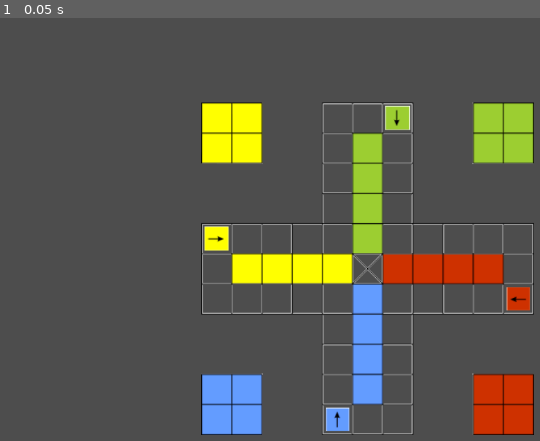
Above: before the commit, frame 1.
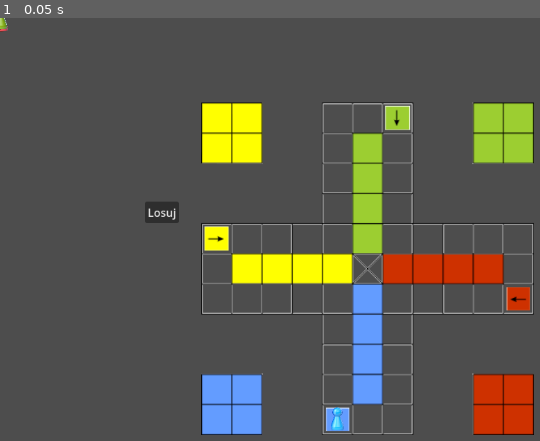
Above: after the commit, the same moment.

Repository: AgliCode/Japonczyk
Game: Godot game, scene res://game.tscn
Two runs of this game, one before a commit and one after it. Both use one fixed random seed, a clock stepped at 60 frames per second and the inputs below.
Inputs:
- Up to frame 1 (0.05 s): no input

The runs differ from the first frame. In frame 1, 0.4% of the frame differs, in the area x 0-64%, y 0-98%.
Error after the commit: Invalid access to property or key '0' on a base object of type 'Nil'. (res://Scripts/pawn.gd:7)

Commit message:
Pawn, board and dice setup

Diff:
--- /dev/null
+++ b/Scripts/Dice.gd
@@ -0,0 +1,19 @@
+extends Node
+
+var value = 0
+@onready var label = $Label
+@onready var game = $"../GameManager"
+# Called when the node enters the scene tree for the first time.
+func _ready() -> void:
+	randomize()
+
+
+# Called every frame. 'delta' is the elapsed time since the previous frame.
+func _process(delta: float) -> void:
+	pass
+
+
+func _on_button_pressed() -> void:
+	value = randi_range(1, 6)
+	label.text = str(value)
+	game.set_dice(value)
--- /dev/null
+++ b/Scripts/game_manager.gd
@@ -0,0 +1,15 @@
+extends Node
+
+var dice_value = 0
+
+func set_dice(value):
+	dice_value = value
+
+# Called when the node enters the scene tree for the first time.
+func _ready() -> void:
+	pass # Replace with function body.
+
+
+# Called every frame. 'delta' is the elapsed time since the previous frame.
+func _process(delta: float) -> void:
+	pass
--- /dev/null
+++ b/Scripts/pawn.gd
@@ -0,0 +1,51 @@
+extends Area2D
+
+@export var current_field = 0
+@export var start_field = 0
+
+@onready var game = $"../../GameManager"
+@onready var my_base = bases[player_id].get_children()
+@onready var fields = get_node("/root/Game/Fields").get_children()
+@onready var bases = get_node("/root/Game/Bases").get_children()
+
+@export var player_id = 0
+@export var base_index = 0
+@export var in_base = true
+
+func move_pawn(amount):
+	current_field = (current_field + amount) % fields.size()
+	position = fields[current_field].position
+
+func return_to_base():
+	in_base = true
+	position = my_base[base_index].position
+
+func check_capture():
+	var pawns = get_parent().get_children()
+	for pawn in pawns:
+		if pawn == self:
+			continue
+		if pawn.in_base:
+			continue
+		if pawn.player_id != player_id:
+			if pawn.current_field == current_field:
+				pawn.return_to_base()
+
+# Called when the node enters the scene tree for the first time.
+func _ready() -> void:
+	if in_base:
+		position = my_base[base_index].position
+	else:
+		current_field = start_field
+		position = fields[current_field].position
+
+
+
+# Called every frame. 'delta' is the elapsed time since the previous frame.
+func _process(delta: float) -> void:
+	pass
+
+func _input_event(viewport, event, shape_idx):
+	if event is InputEventMouseButton:
+		if event.pressed and event.button_index == MOUSE_BUTTON_LEFT:
+			move_pawn(game.dice_value)
--- a/game.tscn
+++ b/game.tscn
@@ -1,6 +1,15 @@
 [gd_scene format=3 uid="uid://bkxvg3ueceomj"]
 
 [ext_resource type="Texture2D" uid="uid://ddp5qcddejnhc" path="res://Graphics/Board.png" id="1_80nbo"]
+[ext_resource type="Texture2D" uid="uid://d0vaiuagjh43u" path="res://Graphics/blue_pawn.png" id="2_e2o6t"]
+[ext_resource type="Script" uid="uid://wd2lmhy3y5kd" path="res://Scripts/pawn.gd" id="3_feb5d"]
+[ext_resource type="Texture2D" uid="uid://7ib5o248s55e" path="res://Graphics/yellow_pawn.png" id="4_fc0e3"]
+[ext_resource type="Texture2D" uid="uid://pdcj6n8i76k3" path="res://Graphics/green_pawn.png" id="5_7jktm"]
+[ext_resource type="Texture2D" uid="uid://bhyrn1oe2pkfq" path="res://Graphics/red_pawn.png" id="6_ryrav"]
+[ext_resource type="Script" uid="uid://crpffpuh5mvgg" path="res://Scripts/Dice.gd" id="7_eow3j"]
+[ext_resource type="Script" uid="uid://c15x4m5h7rrsh" path="res://Scripts/game_manager.gd" id="7_j5wjh"]
+
+[sub_resource type="RectangleShape2D" id="RectangleShape2D_feb5d"]
 
 [node name="Game" type="Node2D" unique_id=1598305123]
 
@@ -10,3 +19,293 @@
 texture = ExtResource("1_80nbo")
 
 [node name="Red_pawn" type="Sprite2D" parent="Board" unique_id=137649101]
+
+[node name="Fields" type="Node2D" parent="." unique_id=621408698]
+
+[node name="Field0" type="Marker2D" parent="Fields" unique_id=1464734144]
+position = Vector2(486, 580)
+
+[node name="Field1" type="Marker2D" parent="Fields" unique_id=464238295]
+position = Vector2(486, 536)
+
+[node name="Field2" type="Marker2D" parent="Fields" unique_id=1299304396]
+position = Vector2(486, 493)
+
+[node name="Field3" type="Marker2D" parent="Fields" unique_id=56892557]
+position = Vector2(486, 450)
+
+[node name="Field4" type="Marker2D" parent="Fields" unique_id=1891754842]
+position = Vector2(486, 403)
+
+[node name="Field5" type="Marker2D" parent="Fields" unique_id=1830855112]
+position = Vector2(443, 403)
+
+[node name="Field6" type="Marker2D" parent="Fields" unique_id=1240511658]
+position = Vector2(401, 401)
+
+[node name="Field7" type="Marker2D" parent="Fields" unique_id=516874441]
+position = Vector2(355, 404)
+
+[node name="Field8" type="Marker2D" parent="Fields" unique_id=812685240]
+position = Vector2(314, 403)
+
+[node name="Field9" type="Marker2D" parent="Fields" unique_id=872400927]
+position = Vector2(314, 361)
+
+[node name="Field10" type="Marker2D" parent="Fields" unique_id=1089012244]
+position = Vector2(314, 318)
+
+[node name="Field11" type="Marker2D" parent="Fields" unique_id=153496134]
+position = Vector2(355, 319)
+
+[node name="Field12" type="Marker2D" parent="Fields" unique_id=1796716856]
+position = Vector2(399, 319)
+
+[node name="Field13" type="Marker2D" parent="Fields" unique_id=529036555]
+position = Vector2(443, 319)
+
+[node name="Field14" type="Marker2D" parent="Fields" unique_id=981371785]
+position = Vector2(488, 320)
+
+[node name="Field15" type="Marker2D" parent="Fields" unique_id=1982628585]
+position = Vector2(488, 275)
+
+[node name="Field16" type="Marker2D" parent="Fields" unique_id=1079548558]
+position = Vector2(488, 229)
+
+[node name="Field17" type="Marker2D" parent="Fields" unique_id=760134094]
+position = Vector2(487, 188)
+
+[node name="Field18" type="Marker2D" parent="Fields" unique_id=1485144144]
+position = Vector2(487, 143)
+
+[node name="Field19" type="Marker2D" parent="Fields" unique_id=290943183]
+position = Vector2(530, 143)
+
+[node name="Field20" type="Marker2D" parent="Fields" unique_id=515611089]
+position = Vector2(573, 143)
+
+[node name="Field21" type="Marker2D" parent="Fields" unique_id=157617670]
+position = Vector2(572, 188)
+
+[node name="Field22" type="Marker2D" parent="Fields" unique_id=605797489]
+position = Vector2(572, 232)
+
+[node name="Field23" type="Marker2D" parent="Fields" unique_id=1644148963]
+position = Vector2(572, 273)
+
+[node name="Field24" type="Marker2D" parent="Fields" unique_id=1434151058]
+position = Vector2(573, 317)
+
+[node name="Field25" type="Marker2D" parent="Fields" unique_id=1631621378]
+position = Vector2(617, 317)
+
+[node name="Field26" type="Marker2D" parent="Fields" unique_id=532082222]
+position = Vector2(663, 317)
+
+[node name="Field27" type="Marker2D" parent="Fields" unique_id=1574546272]
+position = Vector2(705, 317)
+
+[node name="Field28" type="Marker2D" parent="Fields" unique_id=455048685]
+position = Vector2(748, 318)
+
+[node name="Field29" type="Marker2D" parent="Fields" unique_id=895050451]
+position = Vector2(749, 359)
+
+[node name="Field30" type="Marker2D" parent="Fields" unique_id=1010922772]
+position = Vector2(748, 405)
+
+[node name="Field31" type="Marker2D" parent="Fields" unique_id=993548641]
+position = Vector2(706, 405)
+
+[node name="Field32" type="Marker2D" parent="Fields" unique_id=1974858723]
+position = Vector2(662, 405)
+
+[node name="Field33" type="Marker2D" parent="Fields" unique_id=1683293841]
+position = Vector2(618, 405)
+
+[node name="Field34" type="Marker2D" parent="Fields" unique_id=683129453]
+position = Vector2(574, 403)
+
+[node name="Field35" type="Marker2D" parent="Fields" unique_id=822622560]
+position = Vector2(573, 448)
+
+[node name="Field36" type="Marker2D" parent="Fields" unique_id=762043571]
+position = Vector2(572, 490)
+
+[node name="Field37" type="Marker2D" parent="Fields" unique_id=1436805097]
+position = Vector2(572, 533)
+
+[node name="Field38" type="Marker2D" parent="Fields" unique_id=1768520549]
+position = Vector2(572, 576)
+
+[node name="Field39" type="Marker2D" parent="Fields" unique_id=90025995]
+position = Vector2(532, 578)
+
+[node name="Pawns" type="Node2D" parent="." unique_id=718248871]
+
+[node name="PawnBlue1" type="Area2D" parent="Pawns" unique_id=262600869]
+position = Vector2(487, 579)
+script = ExtResource("3_feb5d")
+in_base = false
+
+[node name="CollisionShape2D" type="CollisionShape2D" parent="Pawns/PawnBlue1" unique_id=1445334922]
+shape = SubResource("RectangleShape2D_feb5d")
+
+[node name="Sprite2D" type="Sprite2D" parent="Pawns/PawnBlue1" unique_id=289187182]
+scale = Vector2(0.15, 0.15)
+texture = ExtResource("2_e2o6t")
+
+[node name="PawnYellow1" type="Area2D" parent="Pawns" unique_id=299249817]
+script = ExtResource("3_feb5d")
+start_field = 10
+in_base = false
+
+[node name="CollisionShape2D" type="CollisionShape2D" parent="Pawns/PawnYellow1" unique_id=2137175776]
+shape = SubResource("RectangleShape2D_feb5d")
+
+[node name="Sprite2D" type="Sprite2D" parent="Pawns/PawnYellow1" unique_id=206573956]
+scale = Vector2(0.15, 0.15)
+texture = ExtResource("4_fc0e3")
+
+[node name="PawnRed1" type="Area2D" parent="Pawns" unique_id=1240038530]
+script = ExtResource("3_feb5d")
+start_field = 30
+base_index = 3
+in_base = false
+
+[node name="CollisionShape2D" type="CollisionShape2D" parent="Pawns/PawnRed1" unique_id=665710068]
+shape = SubResource("RectangleShape2D_feb5d")
+
+[node name="Sprite2D" type="Sprite2D" parent="Pawns/PawnRed1" unique_id=1590244653]
+scale = Vector2(0.15, 0.15)
+texture = ExtResource("6_ryrav")
+
+[node name="PawnRed2" type="Area2D" parent="Pawns" unique_id=1631915456]
+position = Vector2(1, 3)
+script = ExtResource("3_feb5d")
+start_field = 30
+base_index = 2
+
+[node name="CollisionShape2D" type="CollisionShape2D" parent="Pawns/PawnRed2" unique_id=284832325]
+shape = SubResource("RectangleShape2D_feb5d")
+
+[node name="Sprite2D" type="Sprite2D" parent="Pawns/PawnRed2" unique_id=979853803]
+scale = Vector2(0.15, 0.15)
+texture = ExtResource("6_ryrav")
+
+[node name="PawnRed3" type="Area2D" parent="Pawns" unique_id=870598012]
+position = Vector2(1, 3)
+script = ExtResource("3_feb5d")
+start_field = 30
+base_index = 1
+
+[node name="CollisionShape2D" type="CollisionShape2D" parent="Pawns/PawnRed3" unique_id=1935467404]
+shape = SubResource("RectangleShape2D_feb5d")
+
+[node name="Sprite2D" type="Sprite2D" parent="Pawns/PawnRed3" unique_id=1754640305]
+scale = Vector2(0.15, 0.15)
+texture = ExtResource("6_ryrav")
+
+[node name="PawnRed4" type="Area2D" parent="Pawns" unique_id=869089589]
+position = Vector2(1, 3)
+script = ExtResource("3_feb5d")
+start_field = 30
+
+[node name="CollisionShape2D" type="CollisionShape2D" parent="Pawns/PawnRed4" unique_id=104809918]
+shape = SubResource("RectangleShape2D_feb5d")
+
+[node name="Sprite2D" type="Sprite2D" parent="Pawns/PawnRed4" unique_id=2059218309]
+scale = Vector2(0.15, 0.15)
+texture = ExtResource("6_ryrav")
+
+[node name="PawnGreen1" type="Area2D" parent="Pawns" unique_id=1810552294]
+script = ExtResource("3_feb5d")
+start_field = 20
+in_base = false
+
+[node name="CollisionShape2D" type="CollisionShape2D" parent="Pawns/PawnGreen1" unique_id=2098219936]
+shape = SubResource("RectangleShape2D_feb5d")
+
+[node name="Sprite2D" type="Sprite2D" parent="Pawns/PawnGreen1" unique_id=461948203]
+scale = Vector2(0.15, 0.15)
+texture = ExtResource("5_7jktm")
+
+[node name="GameManager" type="Node" parent="." unique_id=148896889]
+script = ExtResource("7_j5wjh")
+
+[node name="Dice" type="Node" parent="." unique_id=131529579]
+script = ExtResource("7_eow3j")
+
+[node name="Button" type="Button" parent="Dice" unique_id=886120466]
+offset_left = 209.0
+offset_top = 265.0
+offset_right = 217.0
+offset_bottom = 273.0
+text = "Losuj"
+
+[node name="Label" type="Label" parent="Dice" unique_id=1945583741]
+offset_left = 213.0
+offset_top = 296.0
+offset_right = 253.0
+offset_bottom = 319.0
+
+[node name="Bases" type="Node2D" parent="." unique_id=1045996425]
+
+[node name="Red" type="Node2D" parent="Bases" unique_id=1276291858]
+
+[node name="Slot0" type="Marker2D" parent="Bases/Red" unique_id=1603138208]
+position = Vector2(746, 578)
+
+[node name="Slot1" type="Marker2D" parent="Bases/Red" unique_id=947499265]
+position = Vector2(705, 581)
+
+[node name="Slot2" type="Marker2D" parent="Bases/Red" unique_id=1670447117]
+position = Vector2(749, 534)
+
+[node name="Slot3" type="Marker2D" parent="Bases/Red" unique_id=936940023]
+position = Vector2(705, 534)
+
+[node name="Blue" type="Node2D" parent="Bases" unique_id=1442773108]
+
+[node name="Slot0" type="Marker2D" parent="Bases/Blue" unique_id=57848330]
+position = Vector2(351, 578)
+
+[node name="Slot1" type="Marker2D" parent="Bases/Blue" unique_id=109545714]
+position = Vector2(310, 581)
+
+[node name="Slot2" type="Marker2D" parent="Bases/Blue" unique_id=1972693524]
+position = Vector2(354, 534)
+
+[node name="Slot3" type="Marker2D" parent="Bases/Blue" unique_id=770765935]
+position = Vector2(310, 534)
+
+[node name="Green" type="Node2D" parent="Bases" unique_id=1746837486]
+
+[node name="Slot0" type="Marker2D" parent="Bases/Green" unique_id=1492332675]
+position = Vector2(747, 187)
+
+[node name="Slot1" type="Marker2D" parent="Bases/Green" unique_id=2045080786]
+position = Vector2(706, 190)
+
+[node name="Slot2" type="Marker2D" parent="Bases/Green" unique_id=1012435213]
+position = Vector2(750, 143)
+
+[node name="Slot3" type="Marker2D" parent="Bases/Green" unique_id=5032449]
+position = Vector2(706, 143)
+
+[node name="Yellow" type="Node2D" parent="Bases" unique_id=1677006615]
+
+[node name="Slot0" type="Marker2D" parent="Bases/Yellow" unique_id=1487763867]
+position = Vector2(353, 188)
+
+[node name="Slot1" type="Marker2D" parent="Bases/Yellow" unique_id=1714422217]
+position = Vector2(312, 191)
+
+[node name="Slot2" type="Marker2D" parent="Bases/Yellow" unique_id=1432377722]
+position = Vector2(356, 144)
+
+[node name="Slot3" type="Marker2D" parent="Bases/Yellow" unique_id=229996529]
+position = Vector2(312, 144)
+
+[connection signal="pressed" from="Dice/Button" to="Dice" method="_on_button_pressed"]
Not shown, added: Scripts/Dice.gd.uid
Not shown, added: Scripts/game_manager.gd.uid
Not shown, added: Scripts/pawn.gd.uid
